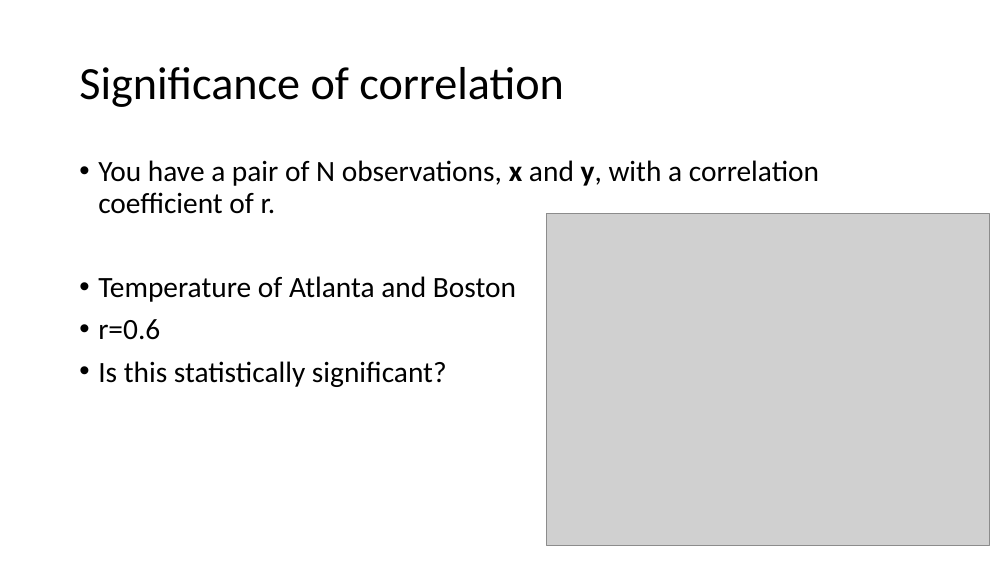
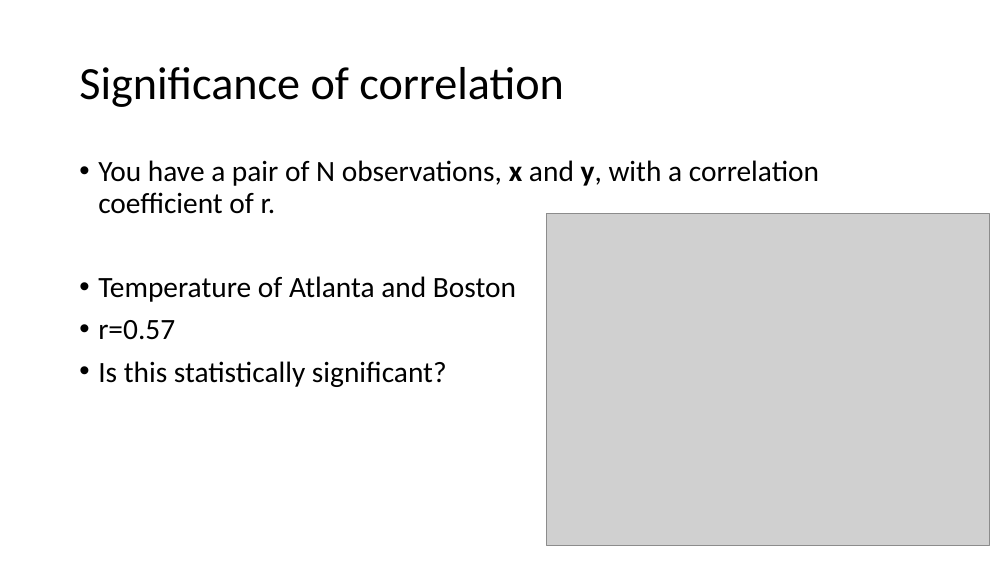
Before and after one commit to pengfeiliu371/EAS2655_S2023, a slide deck: slide 54 of slides/Week4.pptx. Drawn at 1008x567 pixels with LibreOffice and Linux fonts; fonts in the diff are those of the drawing; grey boxes stand for pictures. Boxes give left, top, right and bottom in pixels: in the first picture for what was removed or moved away, otherwise in the second. Text is boxed around its words. In the diff, an @@ line names an element or a change of style, - is before the commit and + after.

```diff
--- a/slides/Week4.pptx
+++ b/slides/Week4.pptx
@@ text at box(98, 320, 175, 340): text changed @@
-• r=0.6
+• r=0.57
```
Also in this commit, not shown: 7 other slides changed, 13 other files.
